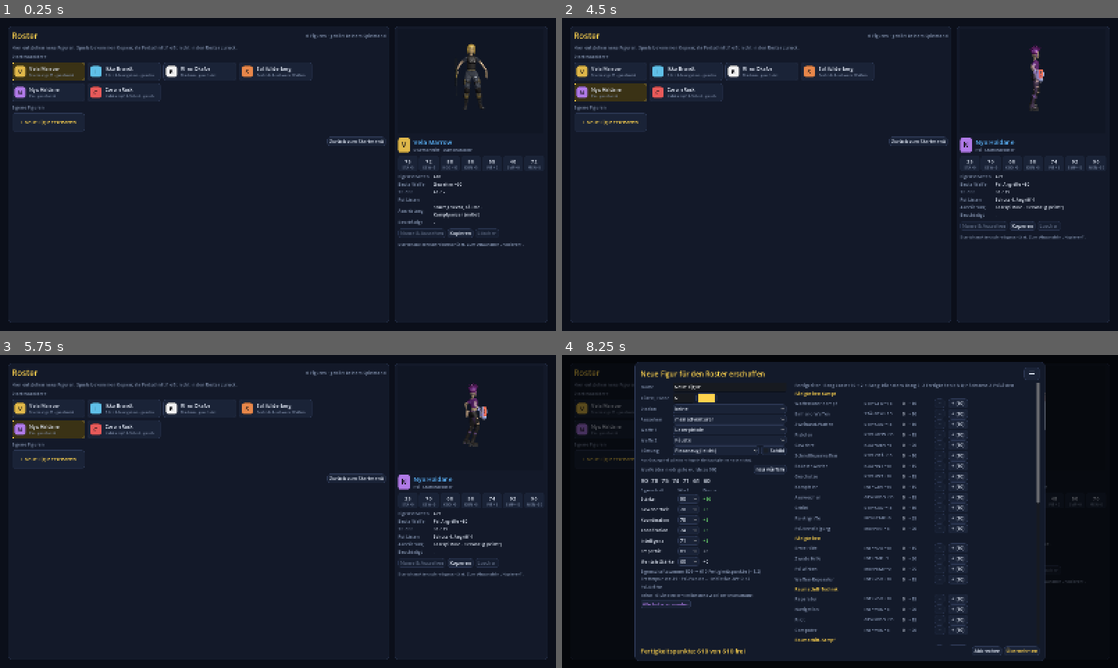
Above: before the commit, frames 1-4 (two rows, left to right).
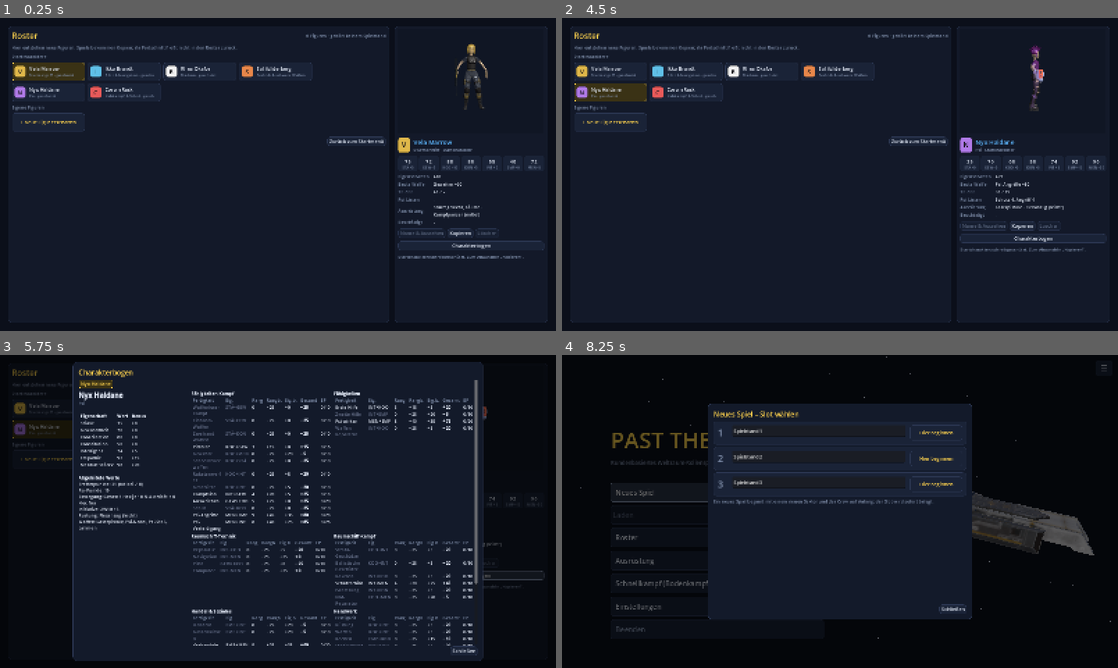
Above: after the commit, the same moments.

Repository: guenterpayer-sketch/past_the_Frontire
Game: Godot game, scene res://roster.tscn
Same seed, same stepped clock (60 frames per second), same inputs: the game is played once before the commit and once after it. This scene is started directly instead of the project's main scene.
Inputs (mouse positions are in pixels of both pictures, inside the frame that each line leads up to):
- Up to frame 1 (0.25 s): no input
- Up to frame 2 (4.5 s): click (1034, 246) at 0.5 s, where only the run after the commit has a clickable "Charakterbogen"; click (612, 71) at 1.27 s; click (684, 71) at 2.02 s; click (762, 71) at 2.77 s; click (840, 71) at 3.52 s; click (612, 93) at 4.27 s
- Up to frame 3 (5.75 s): click (472, 574) at 5 s, where only the run after the commit has a clickable "Charakterbogen"
- Up to frame 4 (8.25 s): click (684, 430) at 5.77 s; click "+ Neue Figur erschaffen" at 6.5 s; click "Zurück zum Startmenü" at 7.25 s; click (717, 492) at 8 s, where only the run after the commit has a clickable "Neues Spiel"

The runs differ from the first frame. In frame 1, 0.5% of the frame differs, in the area x 71-98%, y 71-77%; in frame 2, 0.5%; in frame 3, 27%; in frame 4, 37%, in the area x 2-99%, y 0-98%.

Commit message:
Roster: Knopf „Charakterbogen“ in der Detailansicht (SheetDialog für die gewählte Figur)
Co-Authored-By: Claude Opus 5.5 <noreply@anthropic.com>
Claude-Session: https://claude.ai/code/session_015VHWMVai1ipqzyAu9WaY8c

Diff:
--- a/godot/tests/autotest_hub.gd
+++ b/godot/tests/autotest_hub.gd
@@ -87,6 +87,11 @@
 	await _frames(20)
 	print("Roster offen: ", get_tree().current_scene.scene_file_path == Campaign.ROSTER_SCENE)
 	await _shot("h0b_roster")
+	await _click_button(get_tree().current_scene, "Charakterbogen")
+	await _frames(5)
+	print("Roster: Charakterbogen offen ", (get_tree().current_scene as RosterScreen).sheet.visible)
+	await _shot("h0b2_roster_bogen")
+	(get_tree().current_scene as RosterScreen).sheet.close()
 	get_tree().change_scene_to_file(HubState.START_SCENE)
 	await _frames(30)
 	# Neues Spiel im Slot 1: Slot und Name, dann Crew aus dem Roster (CrewPicker)
--- a/godot/ui/crew/roster_screen.gd
+++ b/godot/ui/crew/roster_screen.gd
@@ -8,6 +8,7 @@
 
 var editor: CharacterEditor
 var edit_dialog: RosterEditDialog
+var sheet: SheetDialog
 var _entries: Array[Character] = []
 var _sel := 0
 var _left: VBoxContainer
@@ -58,6 +59,8 @@
 	edit_dialog.saved.connect(func(ch: Character) -> void:
 		GlobalRoster.update(ch)
 		_refresh(ch.id))
+	sheet = SheetDialog.new()
+	add_child(sheet)
 	_refresh()
 
 
@@ -161,6 +164,14 @@
 	del.pressed.connect(_confirm_delete.bind(ch))
 	row.add_child(del)
 	_right.add_child(row)
+	var sb := UiTheme.button("Charakterbogen", "Vollständigen Bogen mit allen Werten öffnen")
+	sb.pressed.connect(func() -> void:
+		# nur die gewählte Figur: die Reiter des Bogens passen nicht für den ganzen Roster
+		var one: Array[Character] = [ch]
+		var units := Roster.build_crew(one)
+		sheet.show_sheet(units, units[0])
+		sheet.move_to_front())
+	_right.add_child(sb)
 	var note := UiTheme.label("Startcharakter: schreibgeschützt. Zum Abwandeln „Kopieren“." if prot else "Werte bleiben fest; änderbar sind Name, Kürzel, Farbe und Aussehen.", 12, UiTheme.MUTED)
 	note.autowrap_mode = TextServer.AUTOWRAP_WORD_SMART
 	_right.add_child(note)
@@ -182,6 +193,7 @@
 	if e is InputEventKey and e.pressed and e.keycode == KEY_ESCAPE:
 		editor.close()
 		edit_dialog.close()
+		sheet.close()
 
 
 func _exit_tree() -> void:
Not shown, changed: docs/module/hub.md
Not shown, changed: godot/README.md
